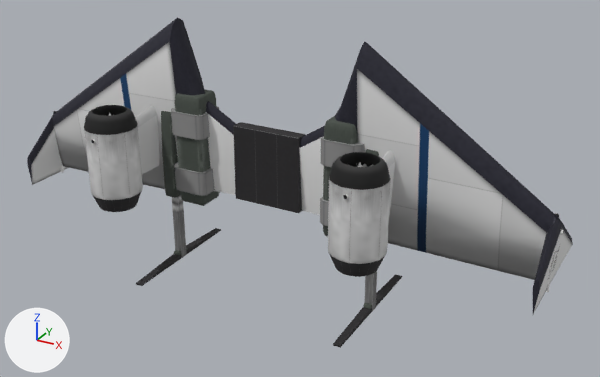
An edit to the FBX model Unity4/Assets/Models/JetWing.FBX, drawn before and after from the same camera.
Camera for both pictures: a 50 mm camera at (1.211, -2.002, 0.962) aimed at (0.108, 0.004, -0.041). Every picture has the same lights, and +X, +Y and +Z are marked at lower left. Both versions are drawn at frame 46 of the action 'Take 001'; the numbers are the values there.

In view in the first picture: 'BackMount', 'Engine001', 'Engine004', 'FuelTank001', 'FuelTank002', 'HeadGuard002', 'Tail001', 'Tail002', 'Wing001', 'Wing002', 'WingRoot001', 'WingRoot002'.
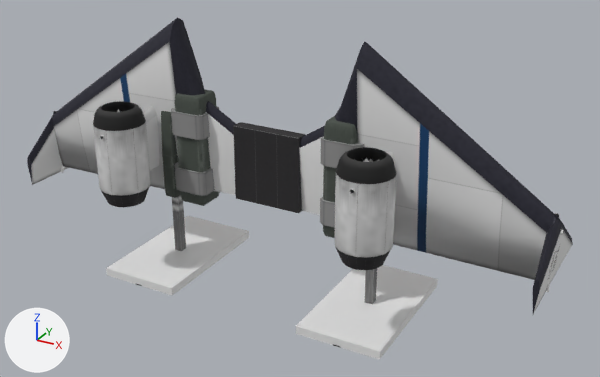
ob_enginepod001 is not drawn itself; it is the parent of ob_turbinefan001, ob_engine001.
ob_enginepod002 is not drawn itself; it is the parent of ob_turbinefan002, ob_engine004.

What the commit changed:
Mesh me_mesh_074_1 is new.
It is a box spanning x -0.164..0.164, y -0.164..0.164, z -0.164..0.072.
Object 'EnginePod002' (ob_enginepod002) moves from (-1.332, -0.736, 0.122) to (-1.332, -0.61, 0.122).
Object 'EnginePod001' (ob_enginepod001) moves from (1.332, -0.736, 0.121) to (1.332, -0.61, 0.121).
Object 'StrutCollider001' (ob_strutcollider001) is new; it shows me_mesh_074_1.
Its parent is ob_landingstrut001.
Its location is (0.0, 0.0, -0.802).
Its scale is (2.63, 4.52, 0.365).
Object 'StrutCollider002' (ob_strutcollider002) is new; it shows a copy of me_mesh_074_1.
Its parent is ob_landingstrut002.
Its location is (0.0, 0.0, -0.802).
Its scale is (2.63, 4.52, 0.365).

Where the change shows, as pixel boxes [x1, y1, x2, y2] in the pictures (600 x 377 px):
'Engine001', moved: before [328, 152, 391, 277]; after [334, 147, 397, 270]
'StrutCollider001', added: after [296, 265, 438, 360]
'Engine004', moved: before [84, 105, 143, 212]; after [93, 101, 151, 208]
'StrutCollider002', added: after [106, 216, 249, 295]
'Engine003', moved: before [358, 163, 362, 167]; after [364, 157, 369, 162]
'Box056', moved (not visible afterwards): before [362, 163, 367, 167]
